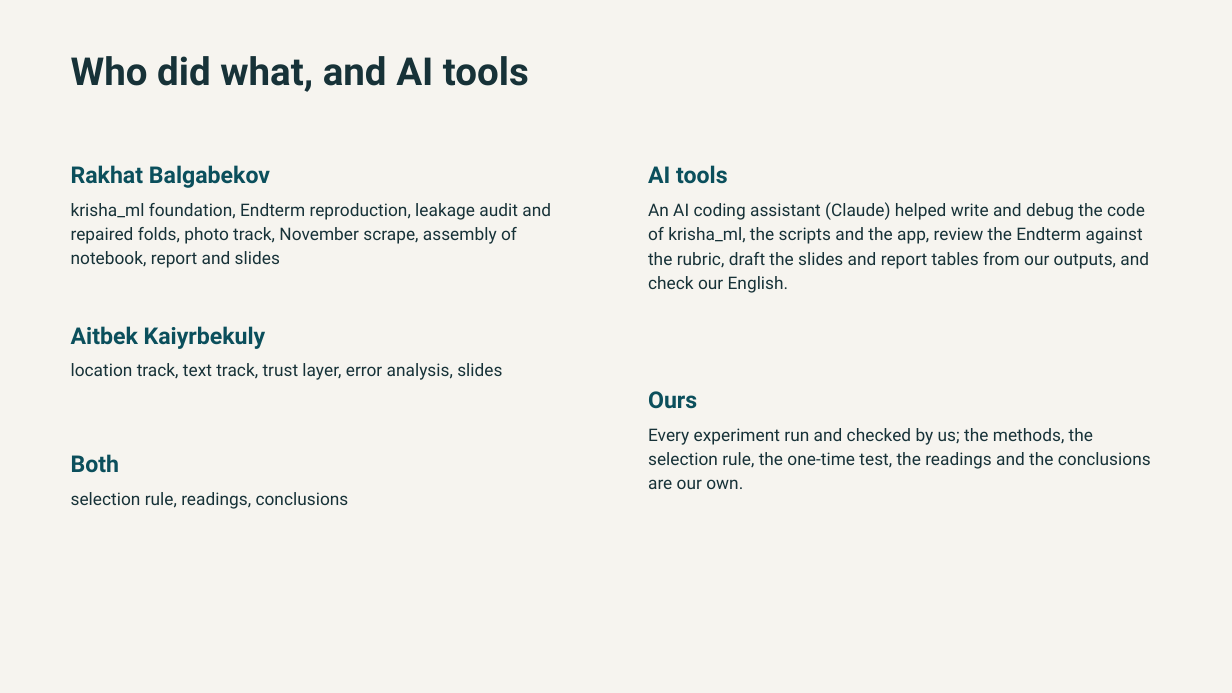
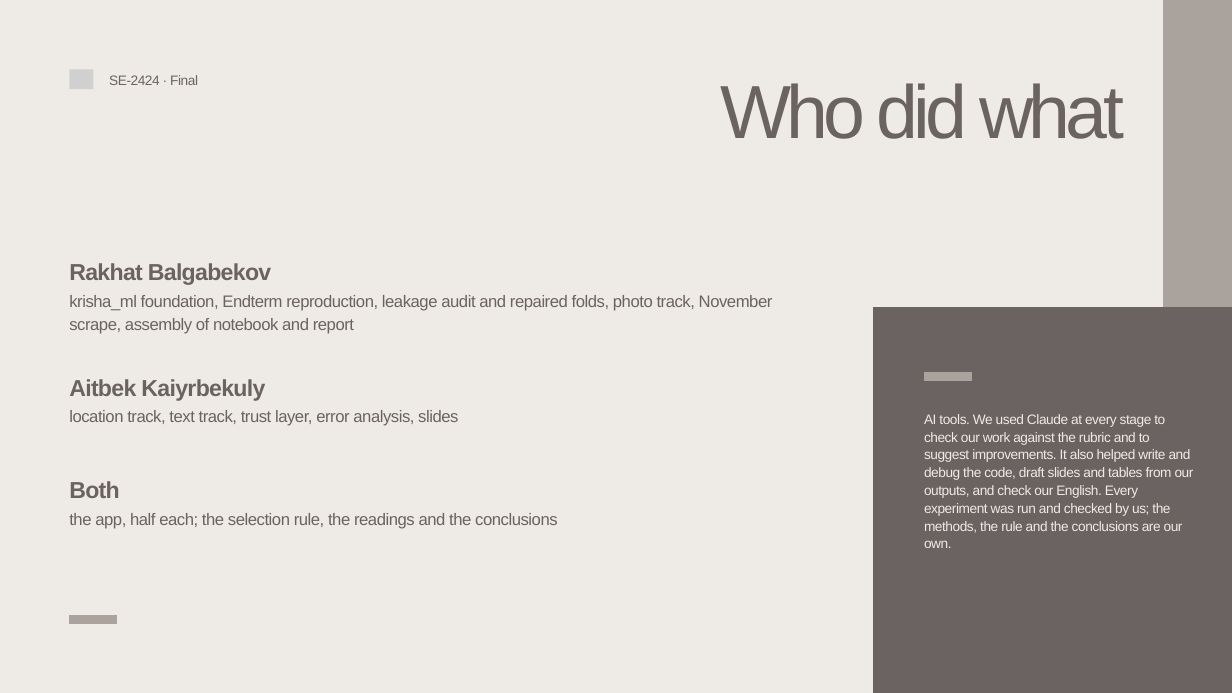
Before and after one commit to Newterios/mla_midtem, a slide deck: slide 12 of slides/Final_SE-2424_slides.pptx (slide 15 before the commit). Drawn at 1232x693 pixels with LibreOffice and Linux fonts; fonts in the diff are those of the drawing; grey boxes stand for pictures. Boxes give left, top, right and bottom in pixels: in the first picture for what was removed or moved away, otherwise in the second. Text is boxed around its words. In the diff, an @@ line names an element or a change of style, - is before the commit and + after.

Commit message:
Slides on a presentation template, app screenshot of the new look, contributions: the app built together

```diff
--- a/slides/Final_SE-2424_slides.pptx
+++ b/slides/Final_SE-2424_slides.pptx
@@ background #F6F4EF to #EEEAE5 @@
@@ freeform shape added at box(1163, 0, 1232, 328), fill #AAA39D @@
@@ picture added at box(69, 69, 93, 89) @@
@@ text added at box(109, 75, 198, 85), 16 pt, text #6B6361 @@
+SE-2424 · Final
@@ text at box(720, 83, 1124, 139): text changed; size 45 to 88 pt; font Roboto to Arial; text colour #173238 to #6B6361; bold off @@
-Who did what, and AI tools
+Who did what
@@ text removed at box(648, 165, 728, 184) @@
-AI tools
@@ text removed at box(648, 202, 1149, 293) @@
-An AI coding assistant (Claude) helped write and debug the code of krisha_ml, the scripts and the app, review the Endterm against the rubric, draft the slides and report tables from our outputs, and check our English.
@@ font Roboto to Arial, text colour #0B4F5C to #6B6361, letter spacing 0 to -0.8 pt in 3 elements at box(69, 481, 119, 498), box(69, 379, 265, 401), box(69, 263, 271, 285) @@
@@ text "Rakhat Balgabekov": place and size @@
-text "Rakhat Balgabekov" at box(71, 165, 270, 188)
+text "Rakhat Balgabekov" at box(69, 263, 271, 285)
@@ text at box(69, 295, 773, 334): text changed; size 20.2 to 19.5 pt; font Roboto to Arial; text colour #173238 to #6B6361 @@
-krisha_ml foundation, Endterm reproduction, leakage audit and repaired folds, photo track, November scrape, assembly of notebook, report and slides
+krisha_ml foundation, Endterm reproduction, leakage audit and repaired folds, photo track, November scrape, assembly of notebook and report
@@ freeform shape added at box(873, 307, 1232, 693), fill #6B6361 @@
@@ text "Aitbek Kaiyrbekuly": place and size @@
-text "Aitbek Kaiyrbekuly" at box(71, 326, 266, 349)
+text "Aitbek Kaiyrbekuly" at box(69, 379, 265, 401)
@@ freeform shape added at box(924, 372, 971, 381), fill #AAA39D @@
@@ text "location track, text track, trust ...": place and size @@
-text "location track, text track, trust ..." at box(71, 363, 502, 380)
+text "location track, text track, trust ..." at box(69, 410, 458, 426)
@@ text "location track, text track, trust ..." at box(69, 410, 458, 426): size 20.2 to 19.5 pt, font Roboto to Arial, text colour #173238 to #6B6361, letter spacing 0 to -0.6 pt; line spacing 28.4pt to 27.3pt @@
@@ text removed at box(648, 391, 697, 409) @@
-Ours
@@ text added at box(924, 414, 1194, 548), 16 pt, text #EEEAE5 @@
+AI tools. We used Claude at every stage to check our work against the rubric and to suggest improvements. It also helped write and debug the code, draft slides and tables from our outputs, and check our English. Every experiment was run and checked by us; the methods, the rule and the conclusions are our own.
@@ text removed at box(648, 428, 1151, 489) @@
-Every experiment run and checked by us; the methods, the selection rule, the one-time test, the readings and the conclusions are our own.
@@ text "Both": place and size @@
-text "Both" at box(71, 454, 120, 473)
+text "Both" at box(69, 481, 119, 498)
@@ text at box(69, 513, 558, 529): text changed; size 20.2 to 19.5 pt; font Roboto to Arial; text colour #173238 to #6B6361 @@
-selection rule, readings, conclusions
+the app, half each; the selection rule, the readings and the conclusions
@@ freeform shape added at box(69, 615, 116, 623), fill #AAA39D @@
```
Also in this commit, not shown: 9 other slides changed, 4 slides added, 6 slides removed, 8 other files.
